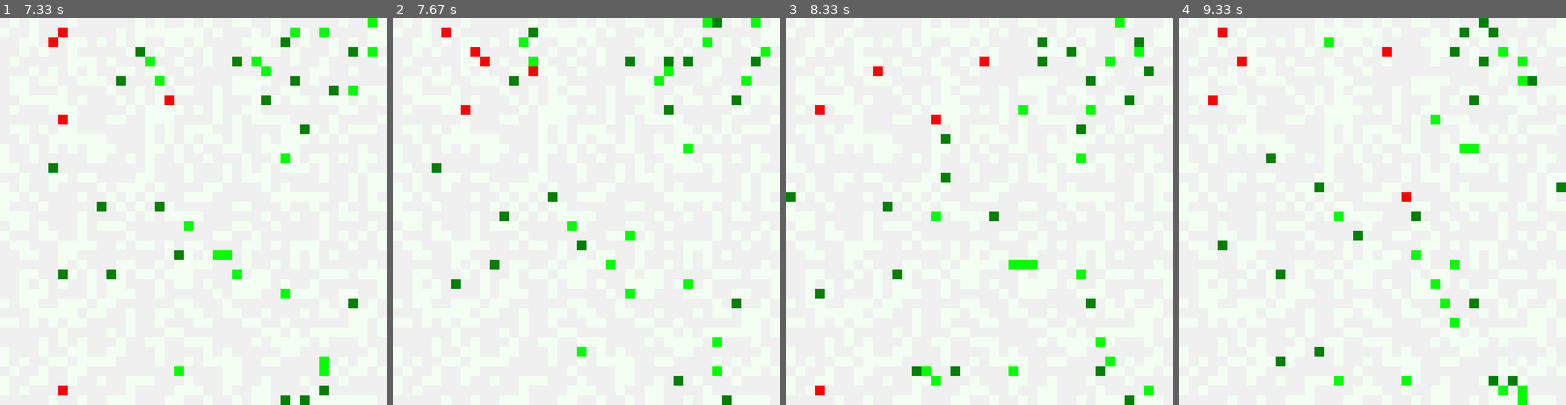
Above: before the commit, frames 1-4 (left to right).
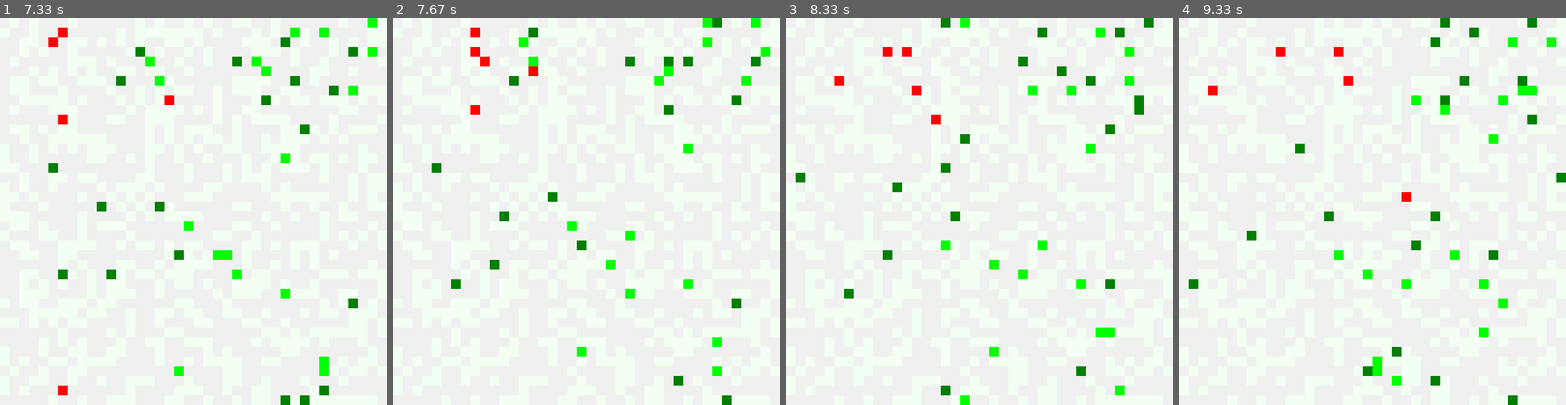
Above: after the commit, the same moments.

Repository: snisarg/263C
Game: pygame game, started from game.py
Two runs of this game, one before a commit and one after it. Both use one fixed random seed, a clock stepped at 60 frames per second and the inputs below. The source is Python 2; it was converted automatically to run under Python 3.
Inputs:
- Up to frame 1 (7.33 s): no input
- Up to frame 2 (7.67 s): no input
- Up to frame 3 (8.33 s): no input
- Up to frame 4 (9.33 s): no input

Frame 1 is identical in both runs. In frame 2, 0.2% of the frame differs, in the area x 12-23%, y 2-25%; in frame 3, 5.0%; in frame 4, 5.1%, in the area x 2-100%, y 0-100%.

Commit message:
Phase 1 Complete

Diff:
--- a/animat.py
+++ b/animat.py
@@ -184,6 +184,8 @@
                 for anim in block:
                     if isinstance(anim, EPrey) or isinstance(anim, HPrey):
                         return anim  # Return the anim object which is closest
+                    elif isinstance(anim, Predator) and anim.making_signal is True:
+                        return anim
         return None
 
     def move(self, game_clock):
@@ -202,15 +204,15 @@
 
         current_state = self.sense_state(anim)
         current_action = self.qlearn.choose_action(current_state)
+        self.making_signal = False
 
         if current_action[0] == Action.MoveRandomly:
-            # print "Move randomly!"
             coord = random_walk()
             while grid.singleton_grid.is_obstacle(coord):
                 coord = random_walk()
-
-        else:
-            # print "Chased prey!"
+        else:
+            if current_action[0] == Action.SignalForHelp:
+                self.making_signal = True
             coord = normalise_distance(
                 distance_diff(self.position, coord, config.predator_range()), config.predator_range())
 
